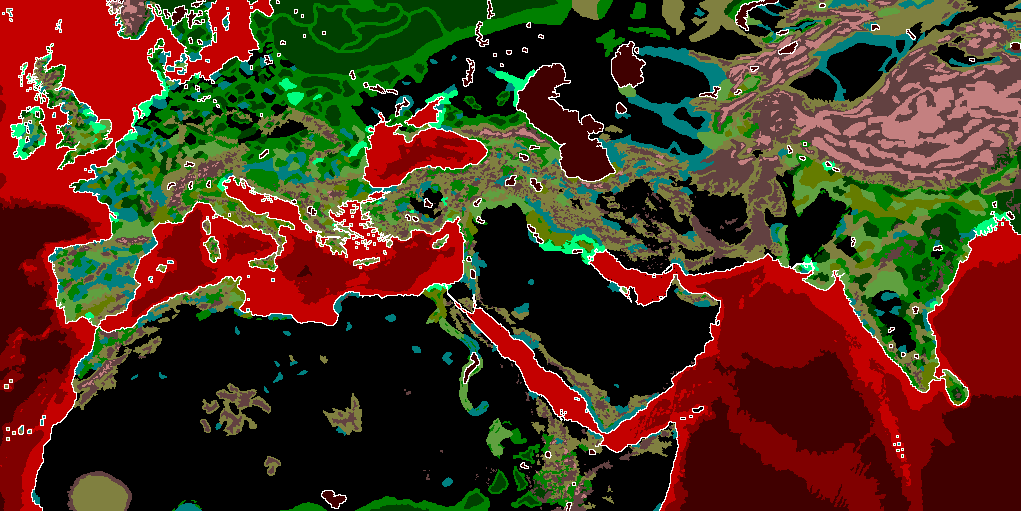
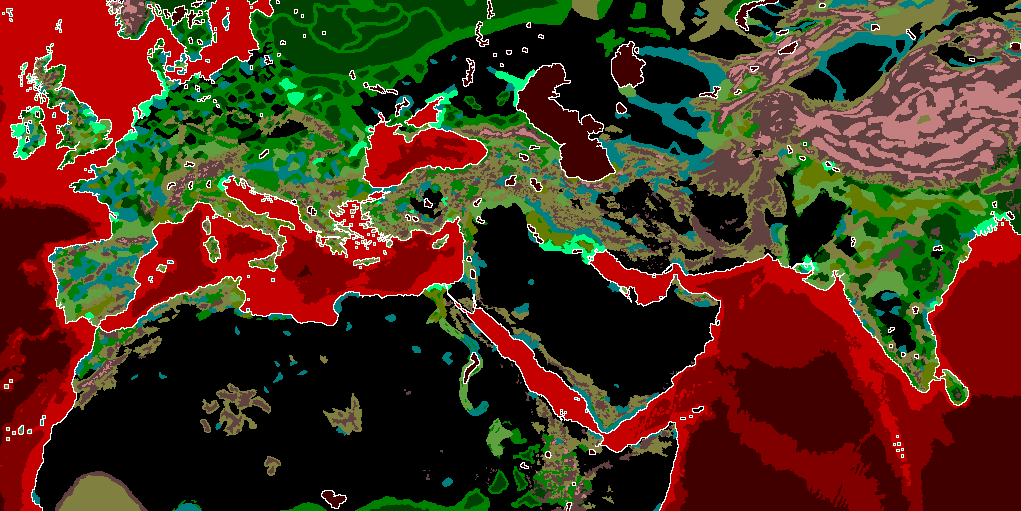
The second 1021×511 image is a revision of the first. Changes to its layers:
painted on "map_ground_types" over [55, 0, 968, 511]
